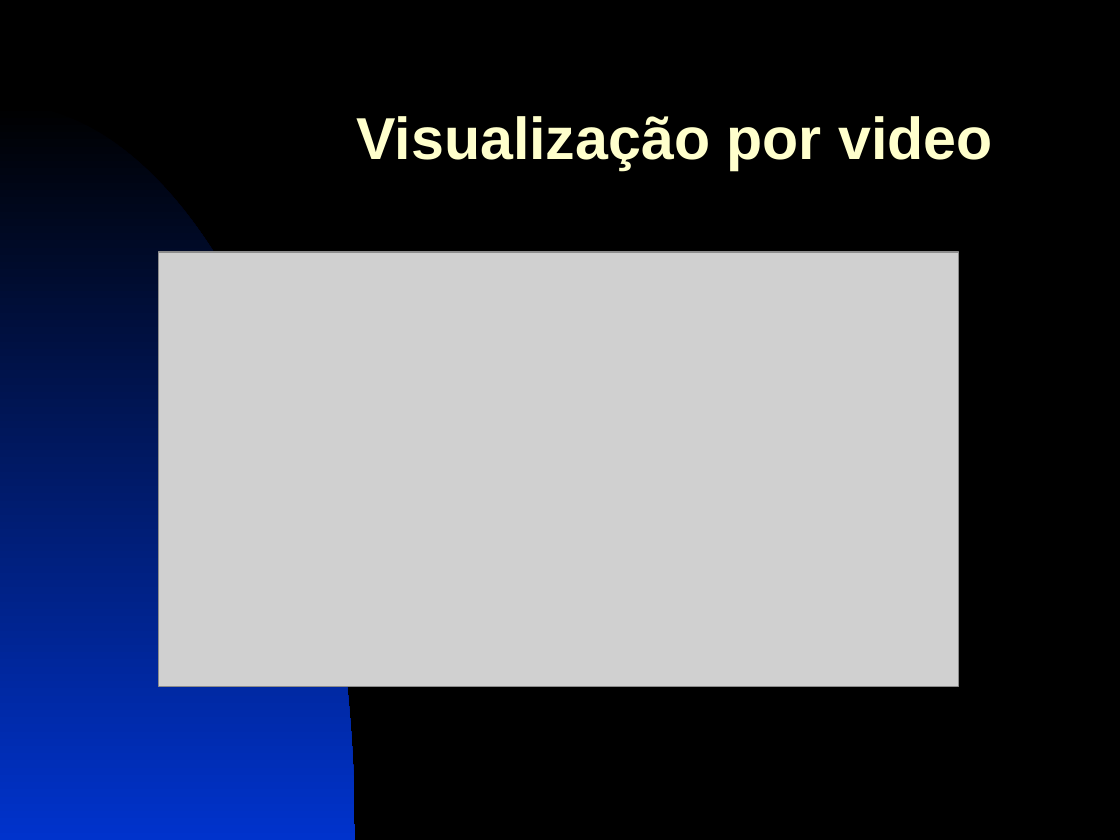
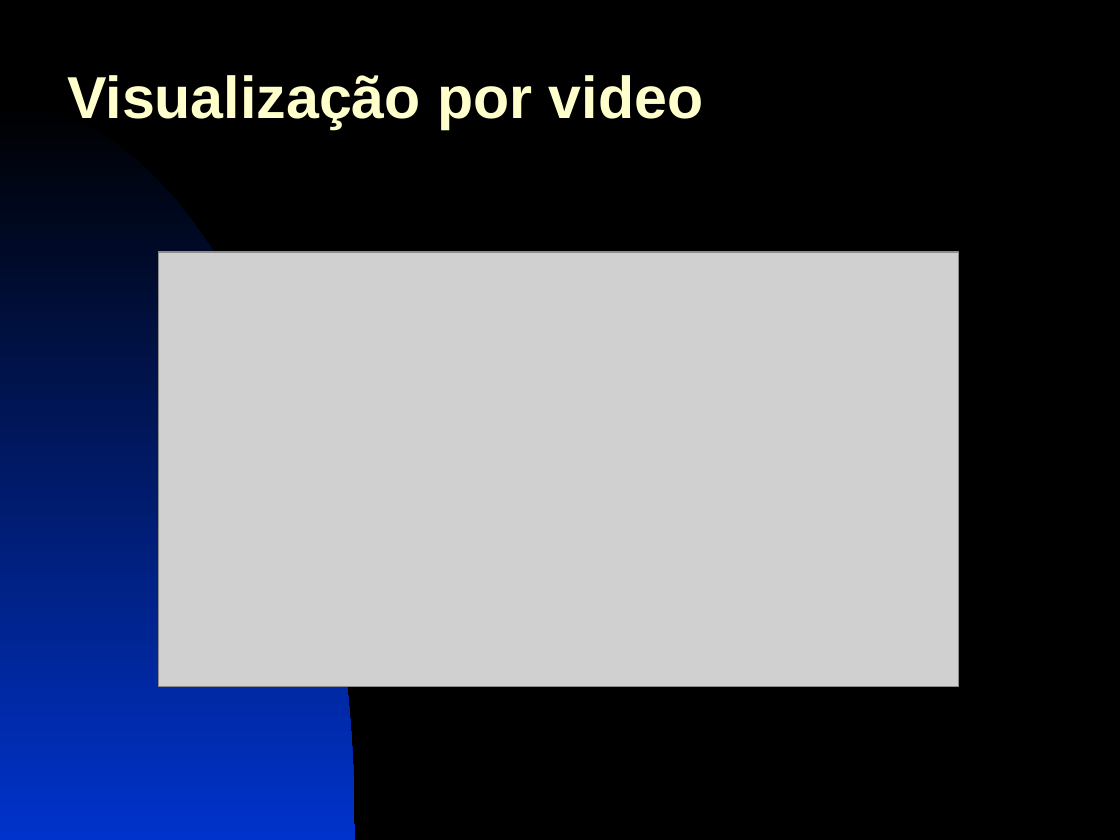
Before and after one commit to brunofms/inf2915_rsvd-video-recommendation, a slide deck: slide 7 of presentation/trabalho_am.ppt. Drawn at 1120x840 pixels with LibreOffice and Linux fonts; fonts in the diff are those of the drawing; grey boxes stand for pictures. Boxes give left, top, right and bottom in pixels: in the first picture for what was removed or moved away, otherwise in the second. Text is boxed around its words. In the diff, an @@ line names an element or a change of style, - is before the commit and + after.

```diff
--- a/presentation/trabalho_am.ppt
+++ b/presentation/trabalho_am.ppt
@@ title "Visualização por video" moved from (x1=357, y1=116, x2=992, y2=170) to (x1=67, y1=75, x2=703, y2=129) @@
```
Also in this commit, not shown: 2 other slides changed.
